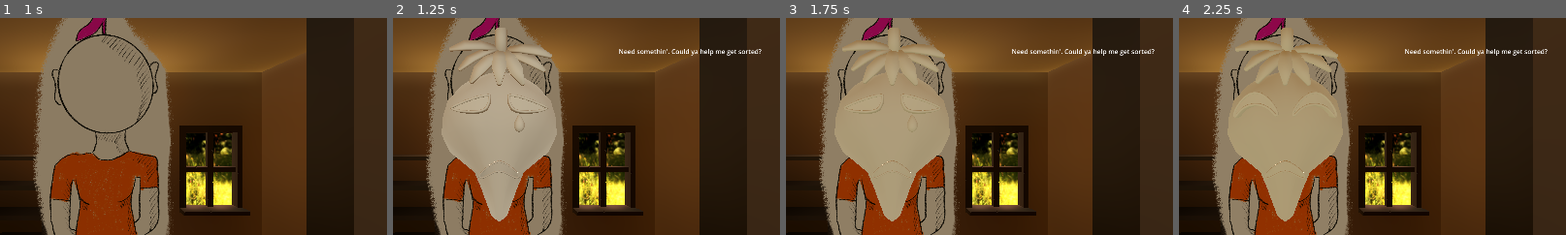
Above: before the commit, frames 1-4 (left to right).
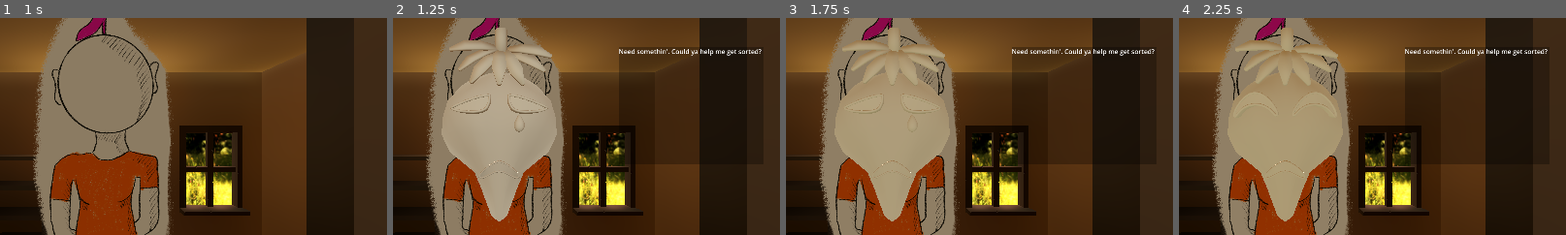
Above: after the commit, the same moments.

Repository: Xzaver/Bausparvertrag-GGJam-2026
Game: Godot game, scene res://game/game.tscn
Two runs of this game, one before a commit and one after it. Both use one fixed random seed, a clock stepped at 60 frames per second and the inputs below.
Inputs:
- Up to frame 1 (1 s): no input
- Up to frame 2 (1.25 s): no input
- Up to frame 3 (1.75 s): click "EYES SAD #FFFFFF" at 1.25 s
- Up to frame 4 (2.25 s): click "EYES HAPPY #FFFFFF" at 2 s
The pictures show only the part of the screen within x 36-86%, y 21-71%; the shares and areas given below are measured in that part.

Frame 1 is identical in both runs. In frame 2, 7.4% of the frame differs, in the area x 58-80%, y 13-68%; in frame 3, 7.4%; in frame 4, 7.4%.
Error in both runs: Cannot call method 'get_surface_override_material' on a null value. (res://game/maskContructor/maskConstructor.gd:228)

Commit message:
added colorrect behind text bubble

Diff:
--- a/game/UI_FrontEnd/ui_front_end_node.tscn
+++ b/game/UI_FrontEnd/ui_front_end_node.tscn
@@ -42,10 +42,10 @@
 layout_mode = 2
 text = "TEST BUBBLE TEXT"
 
-[node name="Button" type="Button" parent="TextBubble" unique_id=1288481912]
-visible = false
-custom_minimum_size = Vector2(200, 200)
-layout_mode = 2
+[node name="ColorRect" type="ColorRect" parent="TextBubble" unique_id=580128992]
+z_index = -1
+layout_mode = 2
+color = Color(0, 0, 0, 0.2901961)
 
 [node name="Header" type="MarginContainer" parent="." unique_id=594615917]
 visible = false
